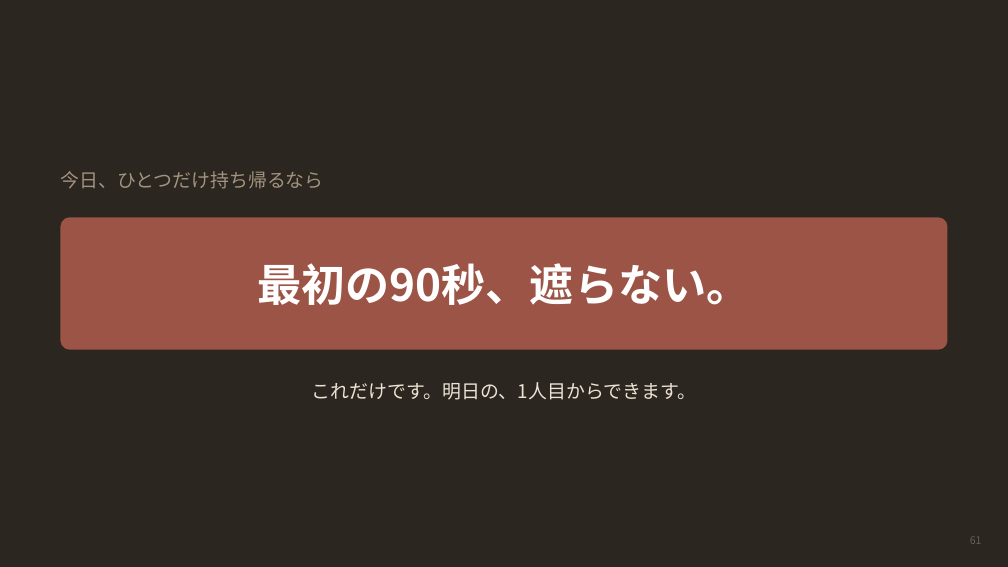
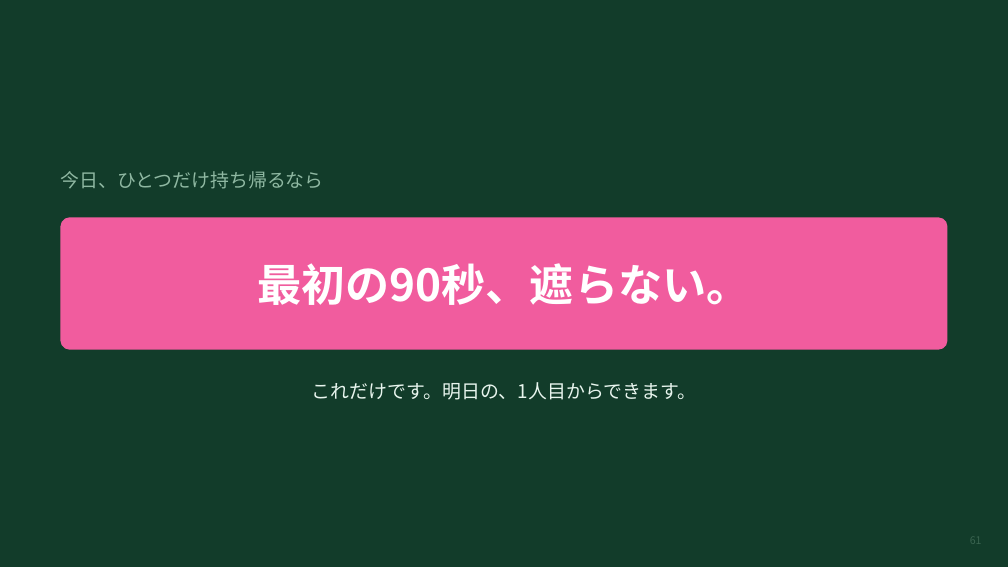
Before and after one commit to mananyon/manayonekura, a slide deck: slide 61 of docs/slides/APNET-keicho-60min.pptx. Drawn at 1008x567 pixels with LibreOffice and Linux fonts; fonts in the diff are those of the drawing. Boxes give left, top, right and bottom in pixels: in the first picture for what was removed or moved away, otherwise in the second. Text is boxed around its words. In the diff, an @@ line names an element or a change of style, - is before the commit and + after.

```diff
--- a/docs/slides/APNET-keicho-60min.pptx
+++ b/docs/slides/APNET-keicho-60min.pptx
@@ background #2B2620 to #123C2A @@
@@ text "今日、ひとつだけ持ち帰るなら" at <box>60,171,323,189</box>: text colour #A2937F to #8FB8A2 @@
@@ rounded rectangle at <box>60,218,948,350</box>: fill #9C5446 to #F15C9E @@
@@ text "これだけです。明日の、1人目からできます。" at <box>312,382,696,400</box>: text colour #ECE3D4 to #E8F5EE @@
@@ text "61" at <box>970,533,982,548</box>: text colour #6B5F51 to #3A6450 @@
```
Also in this commit, not shown: 62 other slides changed, 2 other files.
